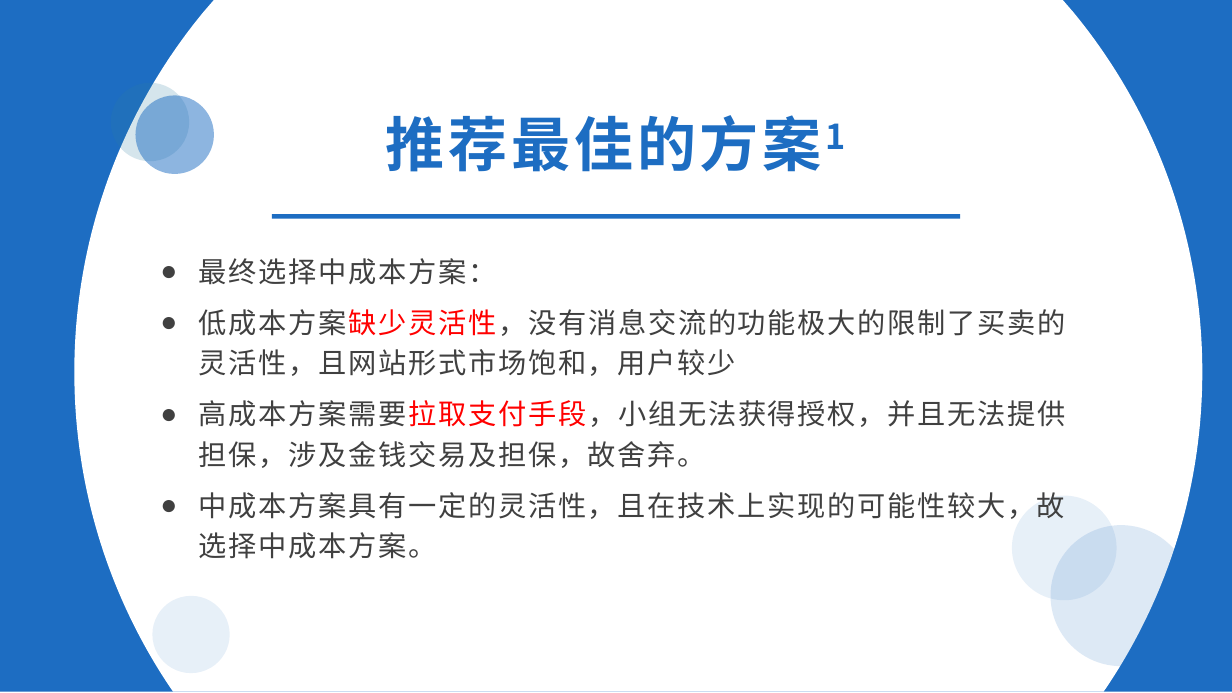
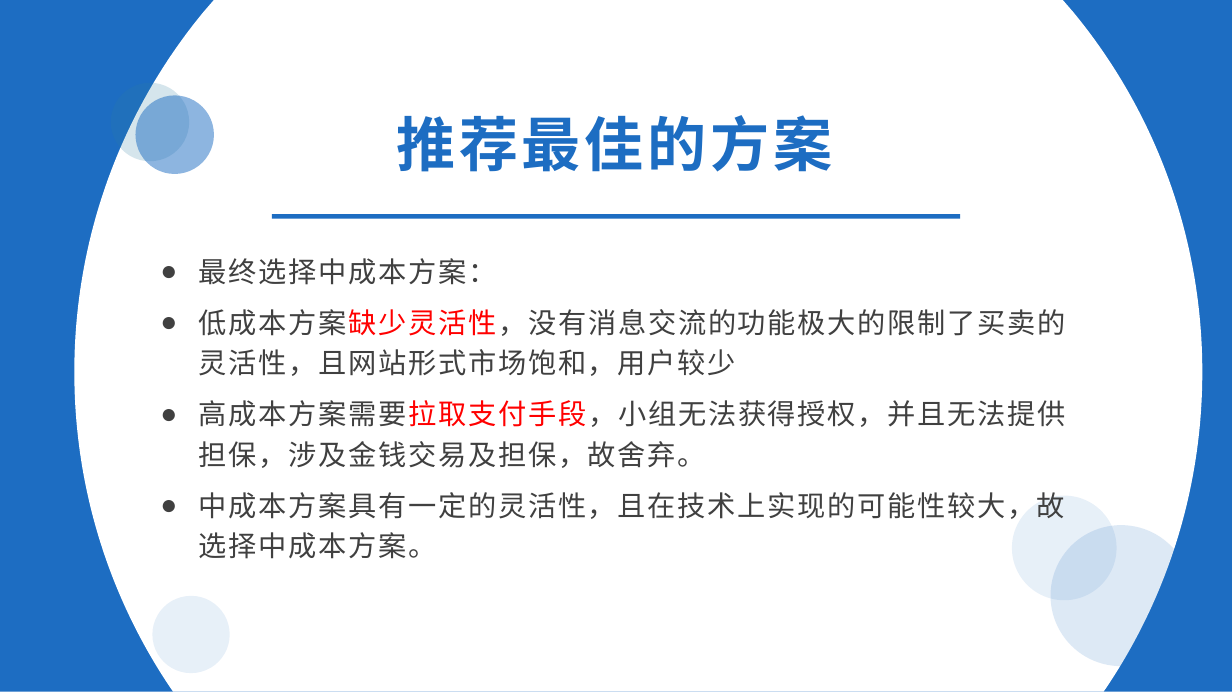
Before and after one commit to xlisses/ruang, a slide deck: slide 5 of detailed_design/项目设计.pptx (slide 6 before the commit). Drawn at 1232x693 pixels with LibreOffice and Linux fonts; fonts in the diff are those of the drawing. Boxes give left, top, right and bottom in pixels: in the first picture for what was removed or moved away, otherwise in the second. Text is boxed around its words. In the diff, an @@ line names an element or a change of style, - is before the commit and + after.

```diff
--- a/detailed_design/项目设计.pptx
+++ b/detailed_design/项目设计.pptx
@@ text at (396, 115, 832, 172): text changed @@
-推荐最佳的方案1
+推荐最佳的方案
```
Also in this commit, not shown: 6 other slides changed, 4 slides added, 3 slides removed, 7 other files.
